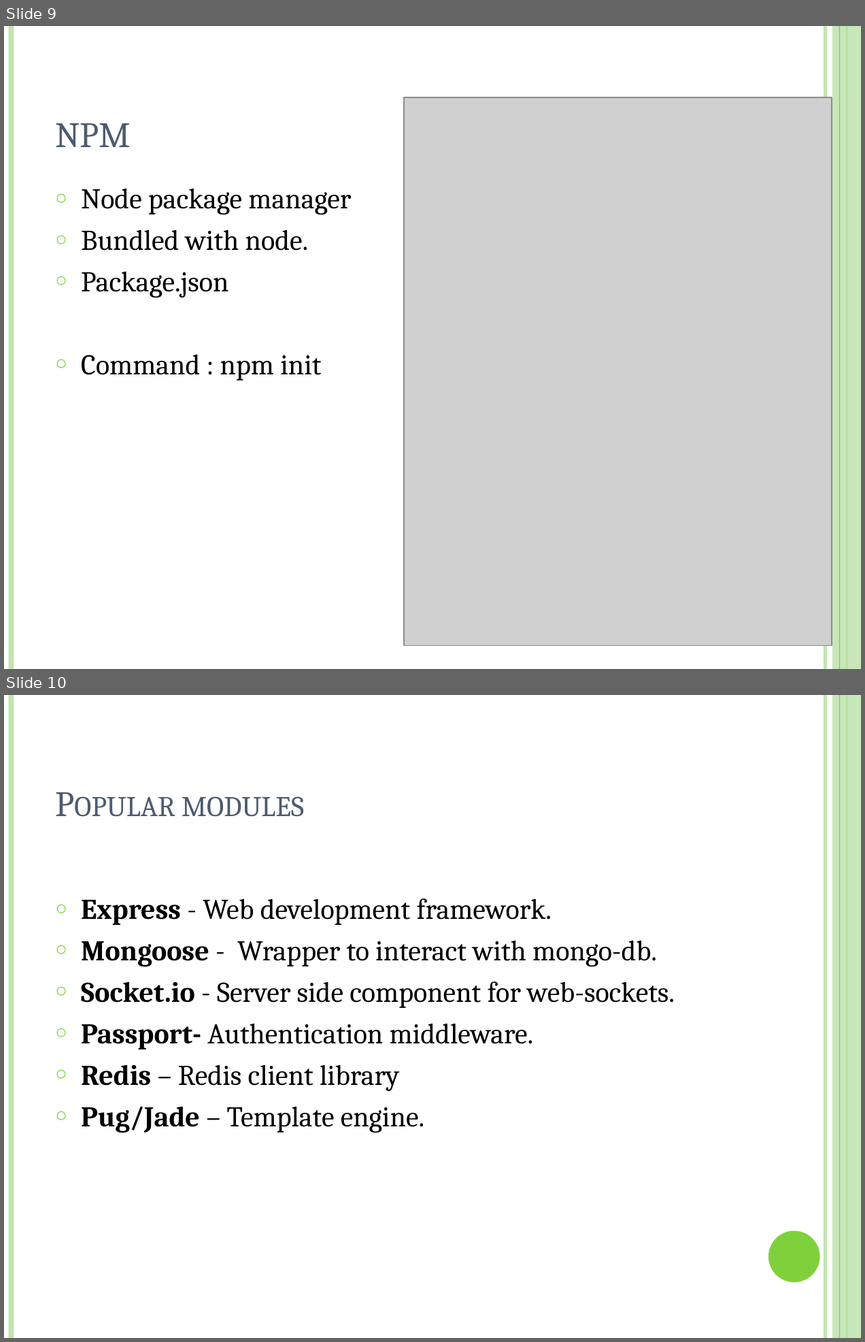
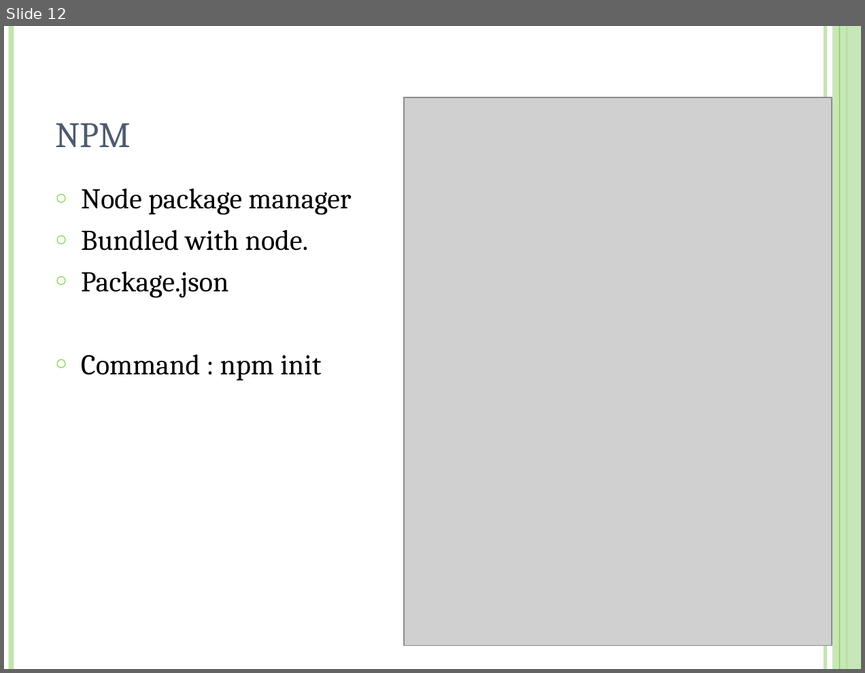
Before and after one commit to lakshmikanthadn/FresherTraining2018-NodeJS, a slide deck: Node js.pptx. Shown one above the other, each under a label of ours: slides 9 and 10 before the commit, slide 12 after it. The pictures are 865x1342 and 865x673 pixels, drawn with LibreOffice and Linux fonts; fonts in the diff are those of the drawing; grey boxes stand for pictures. Boxes give left, top, right and bottom in pixels: in the first picture for what was removed or moved away, otherwise in the second. Text is boxed around its words. In the diff, an @@ line names an element or a change of style, - is before the commit and + after.

```diff
--- a/Node js.pptx
+++ b/Node js.pptx
@@ slide 10 removed at box(4, 695, 861, 1338), background #FFFFFF; not listed: 5 template elements that a slide beside it also shows @@
@@ title removed at box(181, 796, 304, 817) @@
-Popular modules
@@ text removed at box(81, 898, 674, 1133) @@
-○ Express - Web development framework.
-○ Mongoose - Wrapper to interact with mongo-db.
-○ Socket.io - Server side component for web-sockets.
-○ Passport- Authentication middleware.
-○ Redis – Redis client library
-○ Pug/Jade – Template engine.
@@ ellipse removed at box(768, 1231, 820, 1282) @@
@@ what was slide 9 is now slide 12 @@
```
Also in this commit, not shown: 4 slides changed, 8 slides added, 4 other slides removed, 3 other files.
